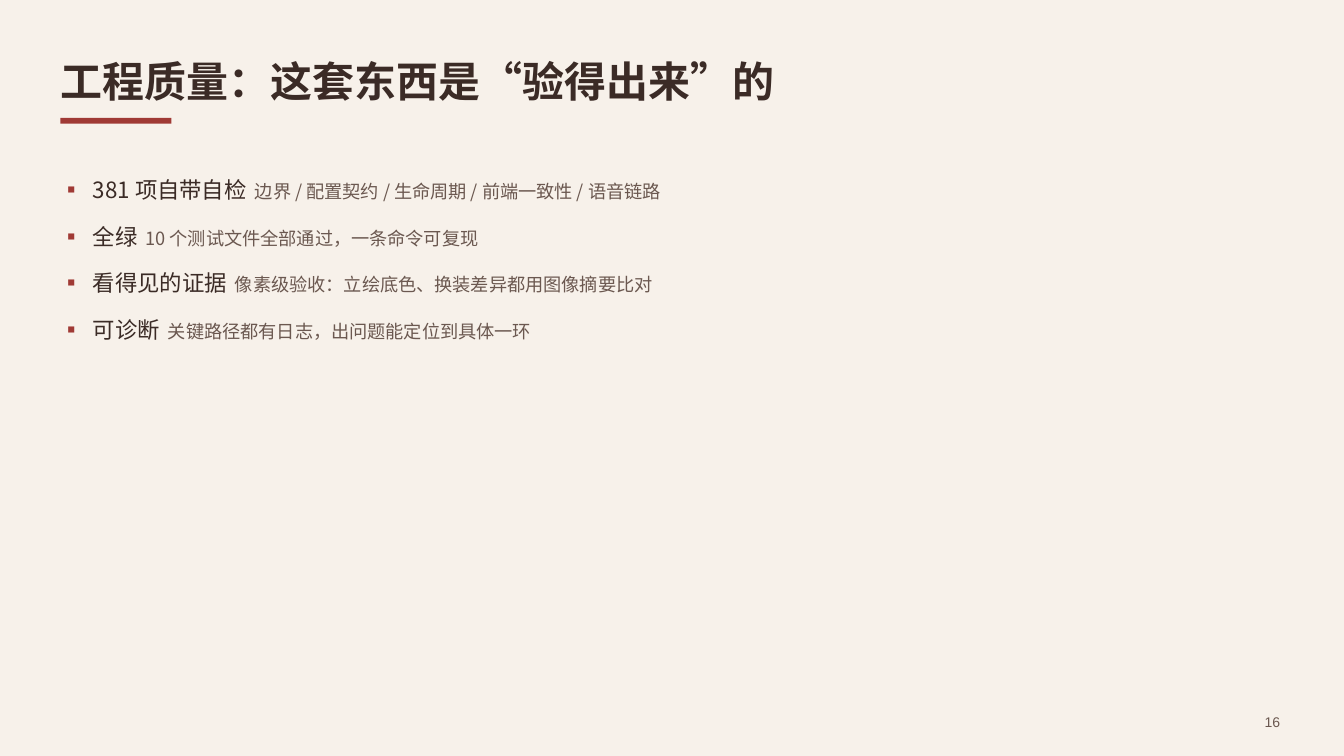
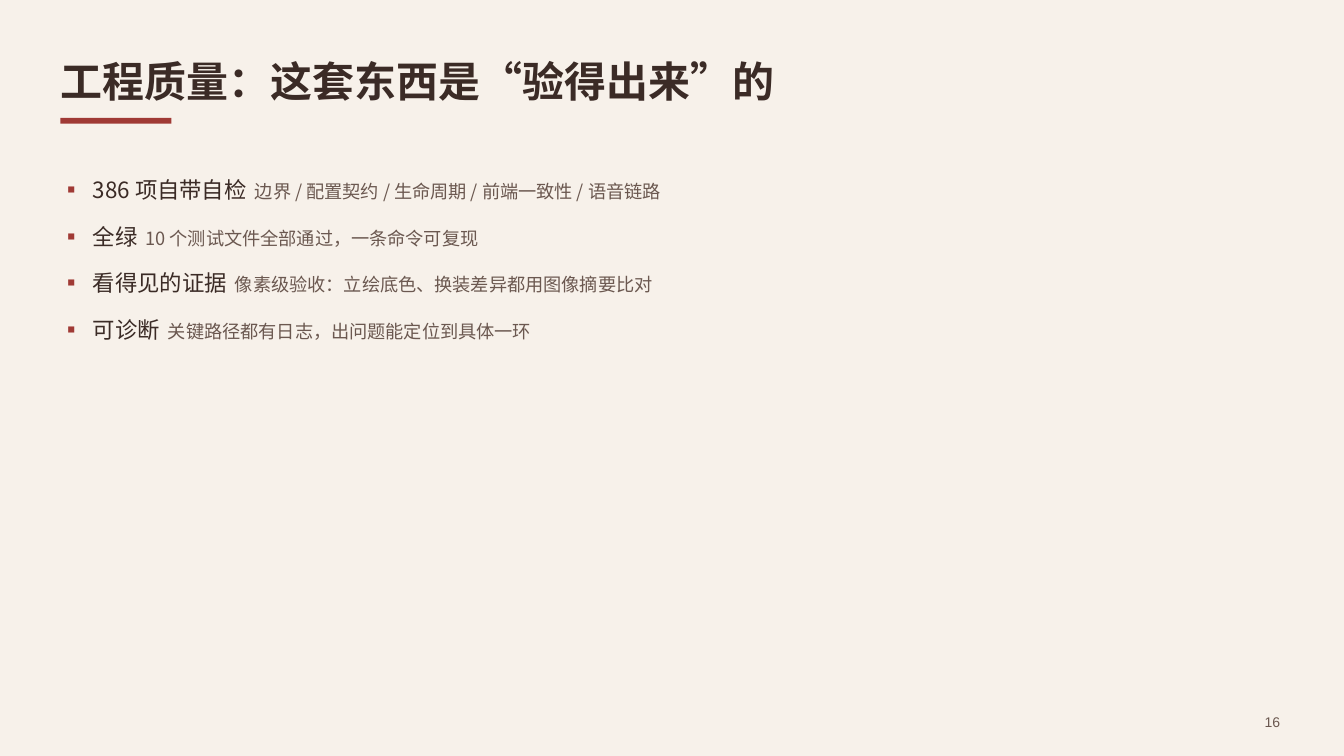
Before and after one commit to sensei142563/AIpet-Murasame, a slide deck: slide 16 of dev/ppt/out/Deck.pptx. Drawn at 1344x756 pixels with LibreOffice and Linux fonts; fonts in the diff are those of the drawing. Boxes give left, top, right and bottom in pixels: in the first picture for what was removed or moved away, otherwise in the second. Text is boxed around its words. In the diff, an @@ line names an element or a change of style, - is before the commit and + after.

```diff
--- a/dev/ppt/out/Deck.pptx
+++ b/dev/ppt/out/Deck.pptx
@@ text at (93,179,661,200): text changed @@
-▪ 381 项自带自检 边界 / 配置契约 / 生命周期 / 前端一致性 / 语音链路
+▪ 386 项自带自检 边界 / 配置契约 / 生命周期 / 前端一致性 / 语音链路
```
Also in this commit, not shown: 4 other files.
